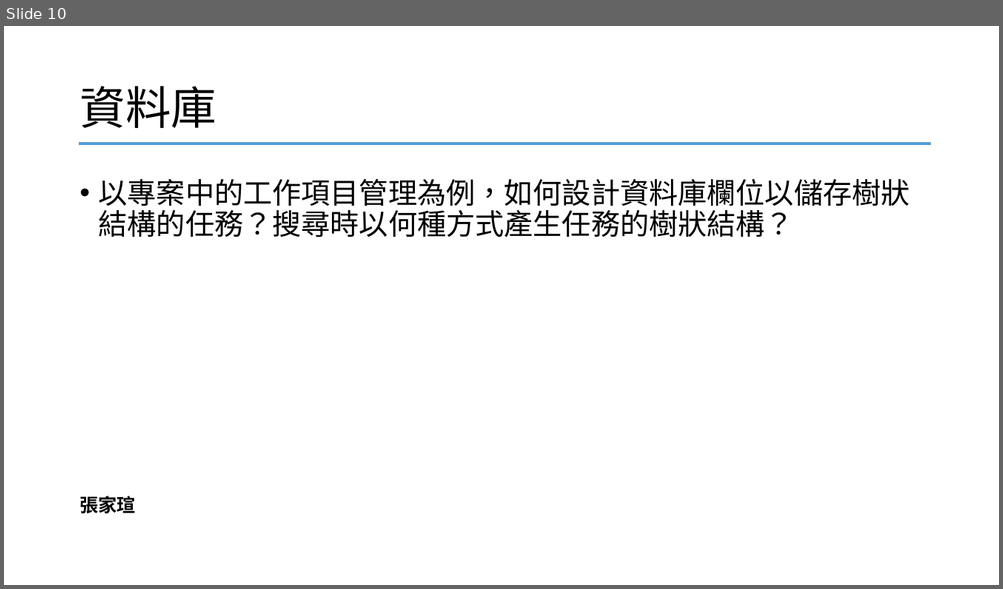
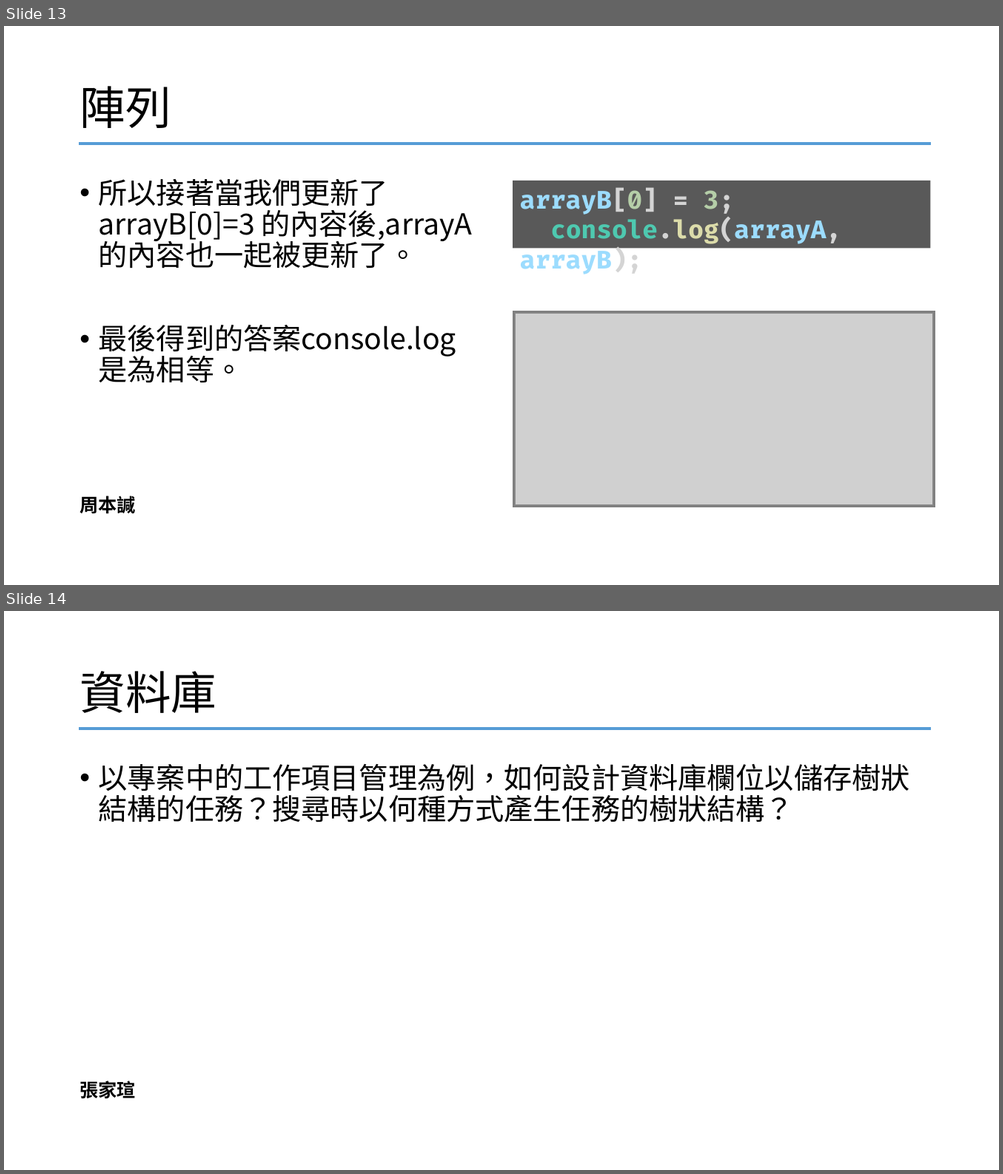
Before and after one commit to YangChihchi/Presentation_Questions, a slide deck: 測驗題.pptx. Shown one above the other, each under a label of ours: slide 10 before the commit, slides 13 and 14 after it. The pictures are 1003x589 and 1003x1174 pixels, drawn with LibreOffice and Linux fonts; fonts in the diff are those of the drawing; grey boxes stand for pictures. Boxes give left, top, right and bottom in pixels: in the first picture for what was removed or moved away, otherwise in the second. Text is boxed around its words. In the diff, an @@ line names an element or a change of style, - is before the commit and + after.

Commit message:
紫綺 和 本諴的測驗題

```diff
--- a/測驗題.pptx
+++ b/測驗題.pptx
@@ slide 13 added at [4,26,999,585], background #FFFFFF @@
@@ title added at [79,86,170,128], 44 pt, text #000000 @@
+陣列
@@ line added from (79, 144) to (930, 144), #569CD6 2.25 pt @@
@@ text added at [99,179,472,383], 28 pt, text #000000 @@
+• 所以接著當我們更新了 arrayB[0]=3 的內容後,arrayA 的內容也一起被更新了。
+• 最後得到的答案console.log是為相等。
@@ rectangle added at [513,181,930,248], fill #595959, 24 pt, text #9CDCFE, bold @@
+arrayB[0] = 3;
+console.log(arrayA, arrayB);
@@ rectangle added at [515,313,933,505], fill #FFFFFF, outline #808080 4.5 pt @@
@@ picture added at [515,313,933,505] @@
@@ text added at [79,496,136,514], 18 pt, text #000000, bold @@
+周本諴
@@ what was slide 10 is now slide 14 @@
```
Also in this commit, not shown: 3 other slides added.
